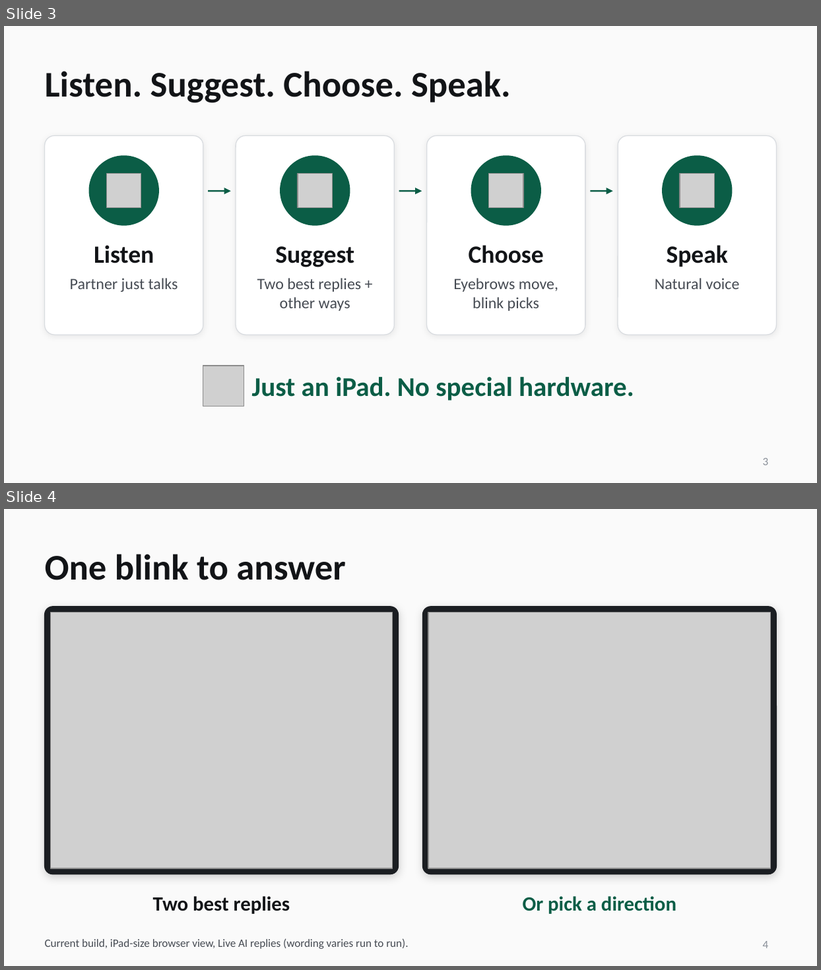
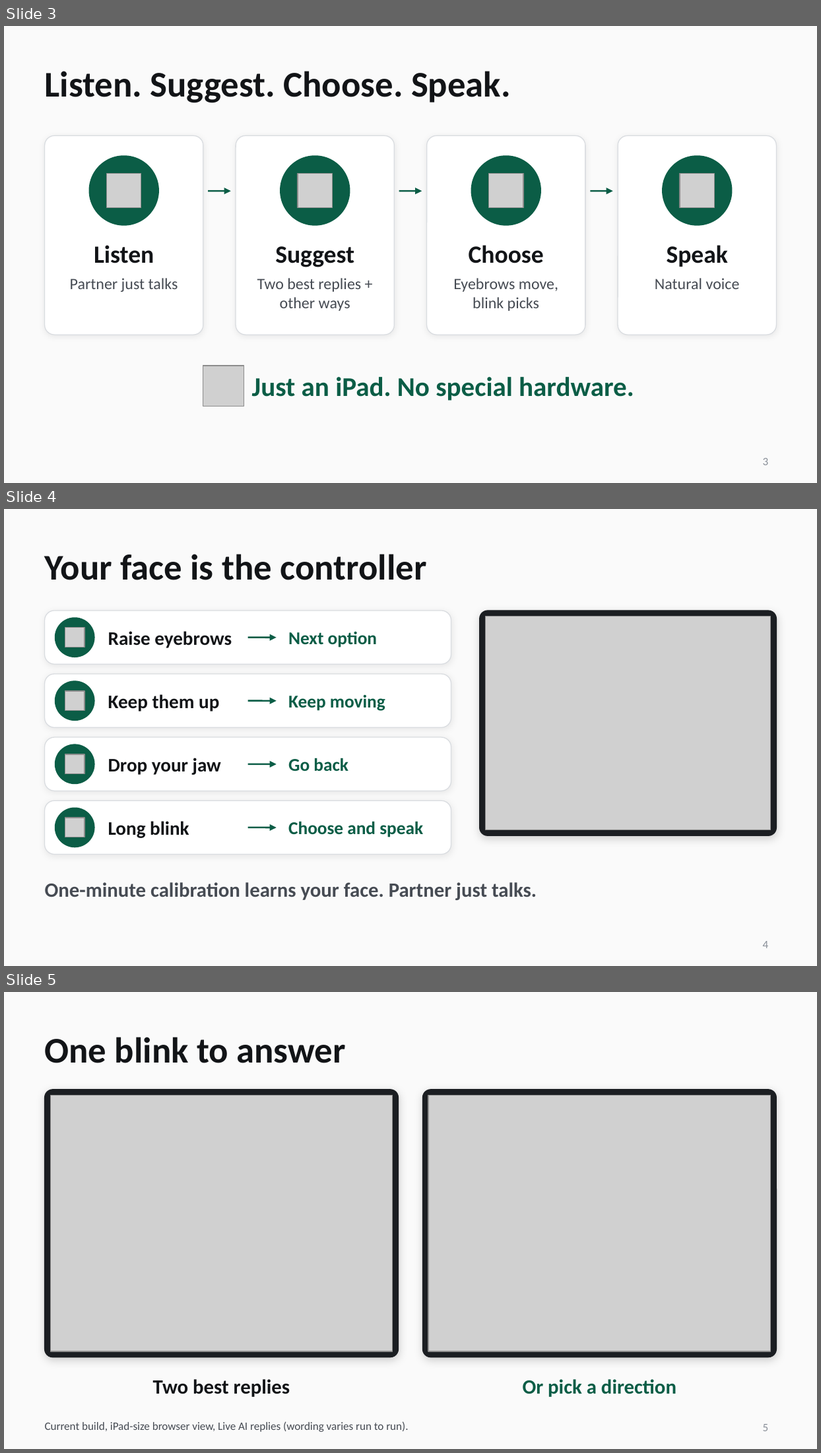
Before and after one commit to LiamHoweth/HACKATHON, a slide deck: docs/deck/final/Still_Here_6.pptx. Shown one above the other, each under a label of ours: slides 3 and 4 before the commit, slides 3, 4 and 5 after it. The pictures are 821x970 and 821x1453 pixels, drawn with LibreOffice and Linux fonts; fonts in the diff are those of the drawing; grey boxes stand for pictures; background and template pictures are left out. Boxes give left, top, right and bottom in pixels: in the first picture for what was removed or moved away, otherwise in the second. Text is boxed around its words. In the diff, an @@ line names an element or a change of style, - is before the commit and + after.

```diff
--- a/docs/deck/final/Still_Here_6.pptx
+++ b/docs/deck/final/Still_Here_6.pptx
@@ slide 4 added at (x1=4, y1=509, x2=817, y2=966), background #FAFAFA @@
@@ title added at (x1=45, y1=554, x2=426, y2=580), 32 pt, text #121417, bold @@
+Your face is the controller
@@ rounded rectangle added at (x1=45, y1=611, x2=451, y2=664), fill #FFFFFF, outline #D9DCE0 0.75 pt @@
@@ ellipse added at (x1=55, y1=618, x2=94, y2=657), fill #0B5D46, outline #0B5D46 1 pt @@
@@ rounded rectangle added at (x1=480, y1=611, x2=776, y2=836), fill #1B1E22, outline #1B1E22 0.75 pt @@
@@ picture added at (x1=485, y1=617, x2=771, y2=830) @@
@@ picture added at (x1=65, y1=628, x2=85, y2=647) @@
@@ text added at (x1=108, y1=631, x2=232, y2=648), 17 pt, text #121417, bold @@
+Raise eyebrows
@@ arrow added from (248, 638) to (277, 638), #0B5D46 1.5 pt @@
@@ text added at (x1=288, y1=631, x2=378, y2=648), 16 pt, text #0B5D46, bold @@
+Next option
@@ rounded rectangle added at (x1=45, y1=674, x2=451, y2=727), fill #FFFFFF, outline #D9DCE0 0.75 pt @@
@@ ellipse added at (x1=55, y1=681, x2=94, y2=720), fill #0B5D46, outline #0B5D46 1 pt @@
@@ picture added at (x1=65, y1=691, x2=85, y2=711) @@
@@ text added at (x1=108, y1=694, x2=219, y2=712), 17 pt, text #121417, bold @@
+Keep them up
@@ arrow added from (248, 701) to (277, 701), #0B5D46 1.5 pt @@
@@ text added at (x1=288, y1=695, x2=385, y2=711), 16 pt, text #0B5D46, bold @@
+Keep moving
@@ rounded rectangle added at (x1=45, y1=737, x2=451, y2=791), fill #FFFFFF, outline #D9DCE0 0.75 pt @@
@@ ellipse added at (x1=55, y1=745, x2=94, y2=784), fill #0B5D46, outline #0B5D46 1 pt @@
@@ picture added at (x1=65, y1=755, x2=85, y2=774) @@
@@ text added at (x1=108, y1=758, x2=221, y2=775), 17 pt, text #121417, bold @@
+Drop your jaw
@@ arrow added from (248, 764) to (277, 764), #0B5D46 1.5 pt @@
@@ text added at (x1=288, y1=758, x2=349, y2=772), 16 pt, text #0B5D46, bold @@
+Go back
@@ rounded rectangle added at (x1=45, y1=801, x2=451, y2=855), fill #FFFFFF, outline #D9DCE0 0.75 pt @@
@@ ellipse added at (x1=55, y1=808, x2=94, y2=848), fill #0B5D46, outline #0B5D46 1 pt @@
@@ picture added at (x1=65, y1=818, x2=85, y2=838) @@
@@ text added at (x1=108, y1=821, x2=189, y2=838), 17 pt, text #121417, bold @@
+Long blink
@@ text added at (x1=288, y1=821, x2=423, y2=838), 16 pt, text #0B5D46, bold @@
+Choose and speak
@@ arrow added from (248, 828) to (277, 828), #0B5D46 1.5 pt @@
@@ text added at (x1=45, y1=883, x2=537, y2=900), 18 pt, text #464B53, bold @@
+One-minute calibration learns your face. Partner just talks.
@@ page number added at (x1=763, y1=941, x2=769, y2=949), 10 pt, text #8A9099 @@
+4
@@ what was slide 4 is now slide 5 @@
@@ page number at (x1=763, y1=1424, x2=769, y2=1432): text changed @@
-4
+5
```
Also in this commit, not shown: 1 slide changed, 1 other slide added, 2 slides removed, 1 other file.
